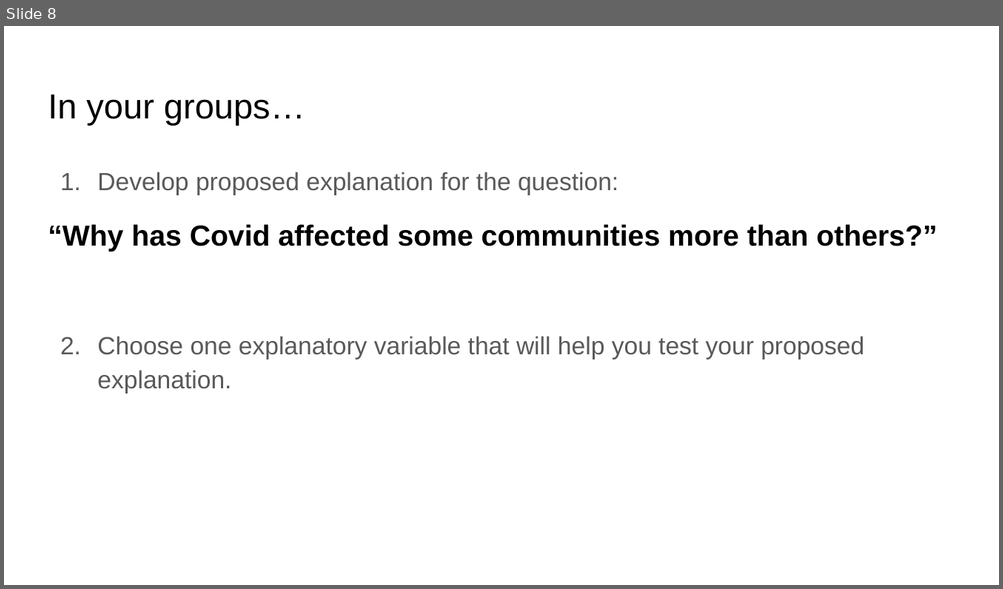
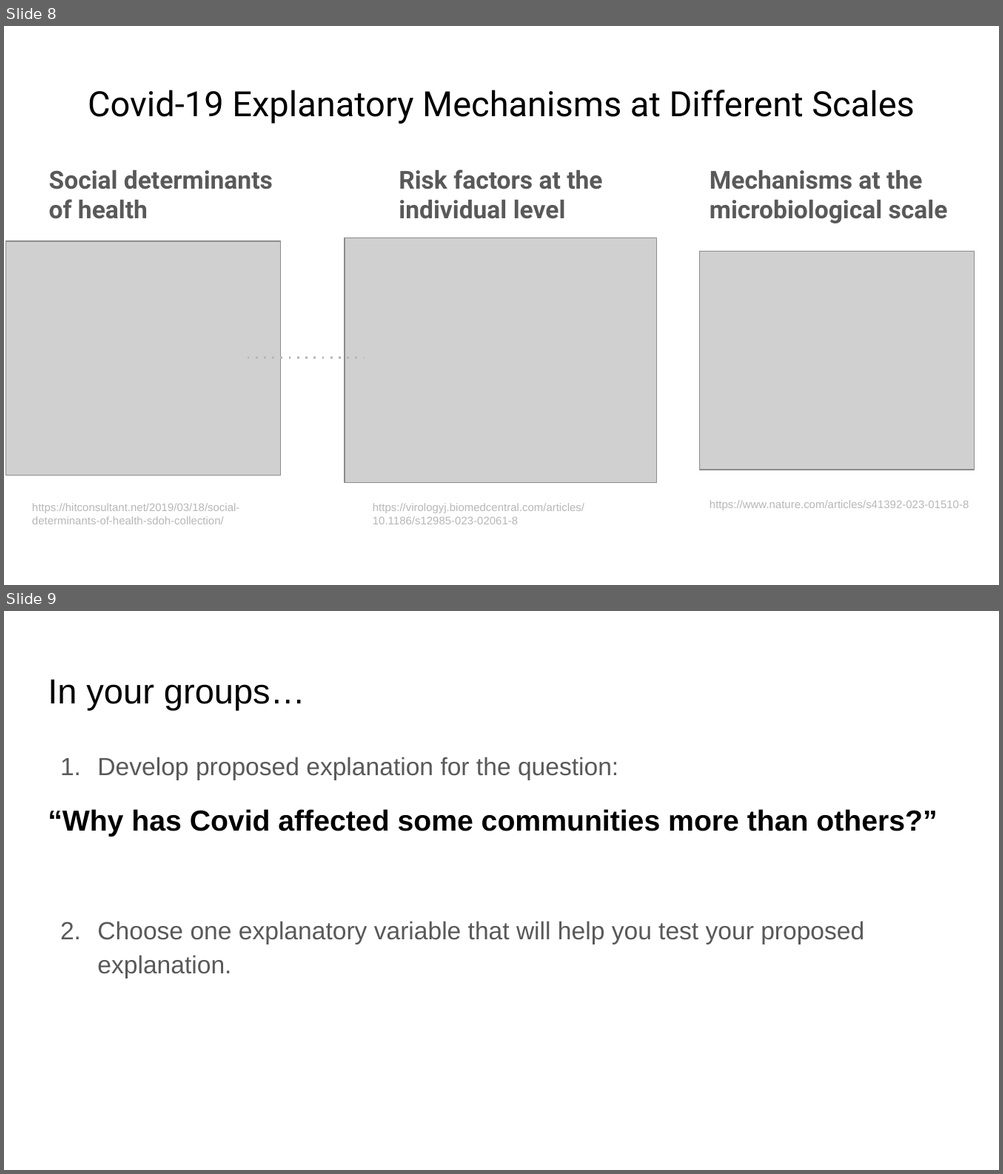
Before and after one commit to uchicago-dsi/data4all, a slide deck: Case 2 - COVID/Lesson 3/Slides/Lesson 3 Slides.pptx. Shown one above the other, each under a label of ours: slide 8 before the commit, slides 8 and 9 after it. The pictures are 1003x589 and 1003x1174 pixels, drawn with LibreOffice and Linux fonts; fonts in the diff are those of the drawing; grey boxes stand for pictures. Boxes give left, top, right and bottom in pixels: in the first picture for what was removed or moved away, otherwise in the second. Text is boxed around its words. In the diff, an @@ line names an element or a change of style, - is before the commit and + after.

```diff
--- a/Case 2 - COVID/Lesson 3/Slides/Lesson 3 Slides.pptx
+++ b/Case 2 - COVID/Lesson 3/Slides/Lesson 3 Slides.pptx
@@ slide 8 added at box(4, 26, 999, 585), background #FFFFFF @@
@@ title added at box(88, 90, 914, 124), 25.2 pt, text #000000 @@
+Covid-19 Explanatory Mechanisms at Different Scales
@@ text added at box(49, 170, 273, 219), 18 pt, text #595959, bold @@
+Social determinants of health
@@ text added at box(398, 170, 602, 219), 18 pt, text #595959, bold @@
+Risk factors at the individual level
@@ text added at box(709, 170, 948, 224), 18 pt, text #595959, bold @@
+Mechanisms at the microbiological scale
@@ picture added at box(6, 242, 281, 475) @@
@@ picture added at box(344, 238, 657, 483) @@
@@ picture added at box(699, 251, 973, 469) @@
@@ line added from (247, 358) to (364, 358), #B7B7B7 1.5 pt dashed @@
@@ text added at box(32, 503, 239, 525), 8 pt, text #B7B7B7 @@
+https://hitconsultant.net/2019/03/18/social-determinants-of-health-sdoh-collection/
@@ text added at box(373, 503, 584, 525), 8 pt, text #B7B7B7 @@
+https://virologyj.biomedcentral.com/articles/10.1186/s12985-023-02061-8
@@ text added at box(709, 500, 968, 511), 8 pt, text #B7B7B7 @@
+https://www.nature.com/articles/s41392-023-01510-8
@@ what was slide 8 is now slide 9 @@
```
Also in this commit, not shown: 2 slides changed, 4 other files.
